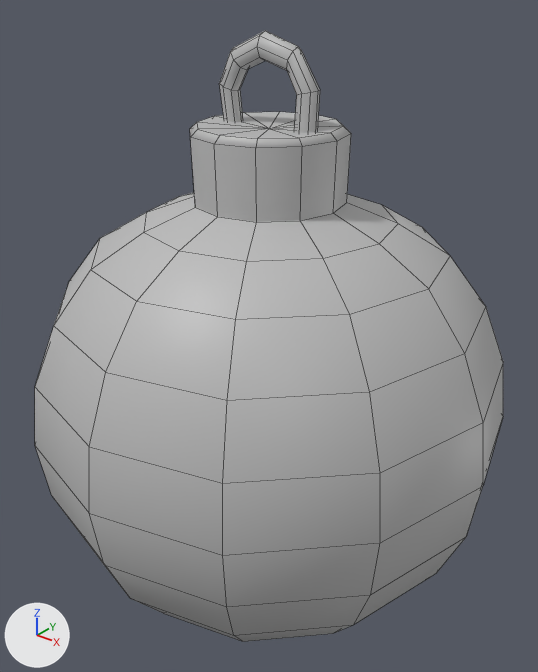
The FBX model Assets/Common/Models/bobber1.fbx, before and after one commit.
The view is the same before and after, from a camera (50 mm lens) standing at (0.0759, -0.0966, 0.011) and looking at (-0.002, 0.0008, -0.0494). Arrows for +X, +Y and +Z are at lower left; the lights stay in place. Mesh edges are drawn as thin lines. Where no turn or scale is listed for an object, it has been applied to the vertices.

Objects in the first picture: 'bobber1'.
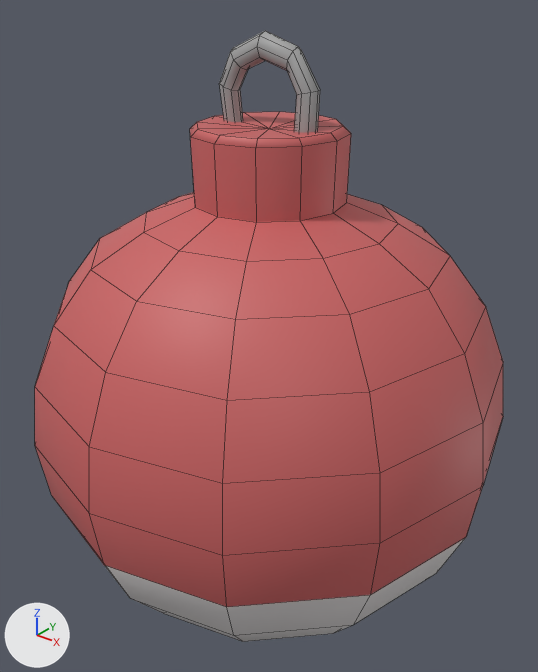
Changed parts and their boxes [x1, y1, x2, y2] in the pictures (538 x 672 px):
part 1 of me_mesh, recoloured: [219, 30, 320, 133] in both
part 2 of me_mesh, recoloured: [104, 538, 465, 642] in both
part 3 of me_mesh, recoloured: [35, 112, 503, 607] in both

The change, as a diff of the scene's bpy script:
```diff
--- a/Assets/Common/Models/bobber1.fbx.py
+++ b/Assets/Common/Models/bobber1.fbx.py
@@ mat_plasticwhite @@
+mat_plasticwhite = principled_material('PlasticWhite')
+mat_plasticwhite.base_color = (0.743, 0.712, 0.712)  # light grey #e0dbdb
+mat_plasticwhite.roughness = 0.553
@@ mat_plasticred @@
+mat_plasticred = principled_material('PlasticRed')
+mat_plasticred.base_color = (0.593, 0.125, 0.125)  # red #ca6363
+mat_plasticred.roughness = 0.553
@@ mat_silvermetal @@
+mat_silvermetal = principled_material('SilverMetal')
+mat_silvermetal.base_color = (0.365, 0.365, 0.365)  # grey #a3a3a3
+mat_silvermetal.roughness = 0.553
@@ me_mesh @@
 me_mesh.from_pydata(...)  # 226 vertices, 228 faces; spans x -0.0435..0.0435, y -0.0435..0.0435, z -0.1067..0.0032
 # used by ob_bobber1; location = (-0.0013, 0.0, 0.0)
+# me_mesh part 1: all 48 faces centred in x -0.0095..0.009, y -0.0016..0.0016, z -0.0091..0.0019 switch from mat_lambert1 (grey #bcbcbc) to mat_silvermetal (grey #a3a3a3)
+# me_mesh part 2: all 72 faces centred in x -0.0372..0.0372, y -0.0372..0.0372, z -0.1062..-0.0786 switch from mat_lambert1 (grey #bcbcbc) to mat_plasticwhite (light grey #e0dbdb)
+# me_mesh part 3: all 108 faces centred in x -0.0399..0.0399, y -0.0399..0.0399, z -0.0677..-0.011 switch from mat_lambert1 (grey #bcbcbc) to mat_plasticred (red #ca6363)
```
